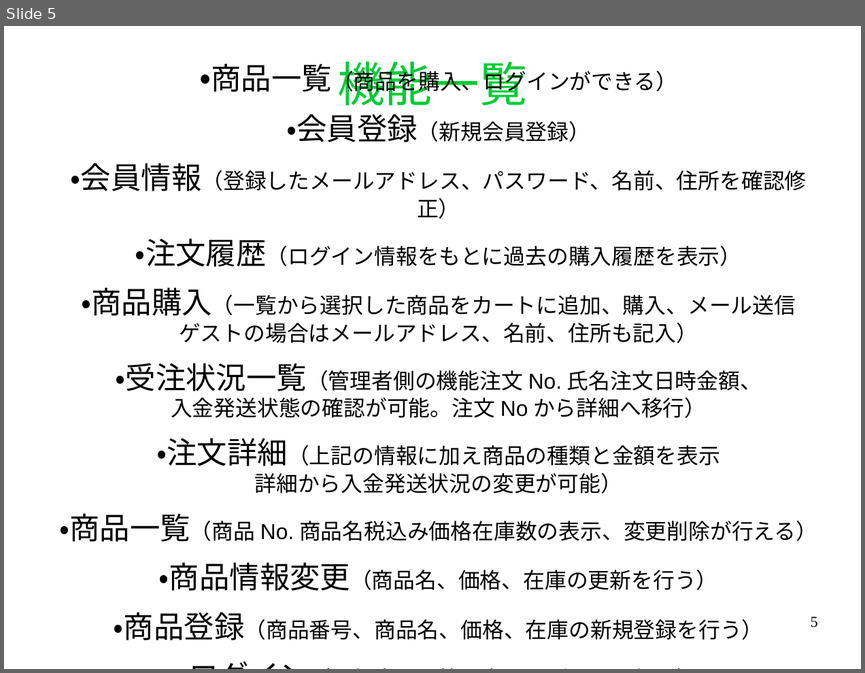
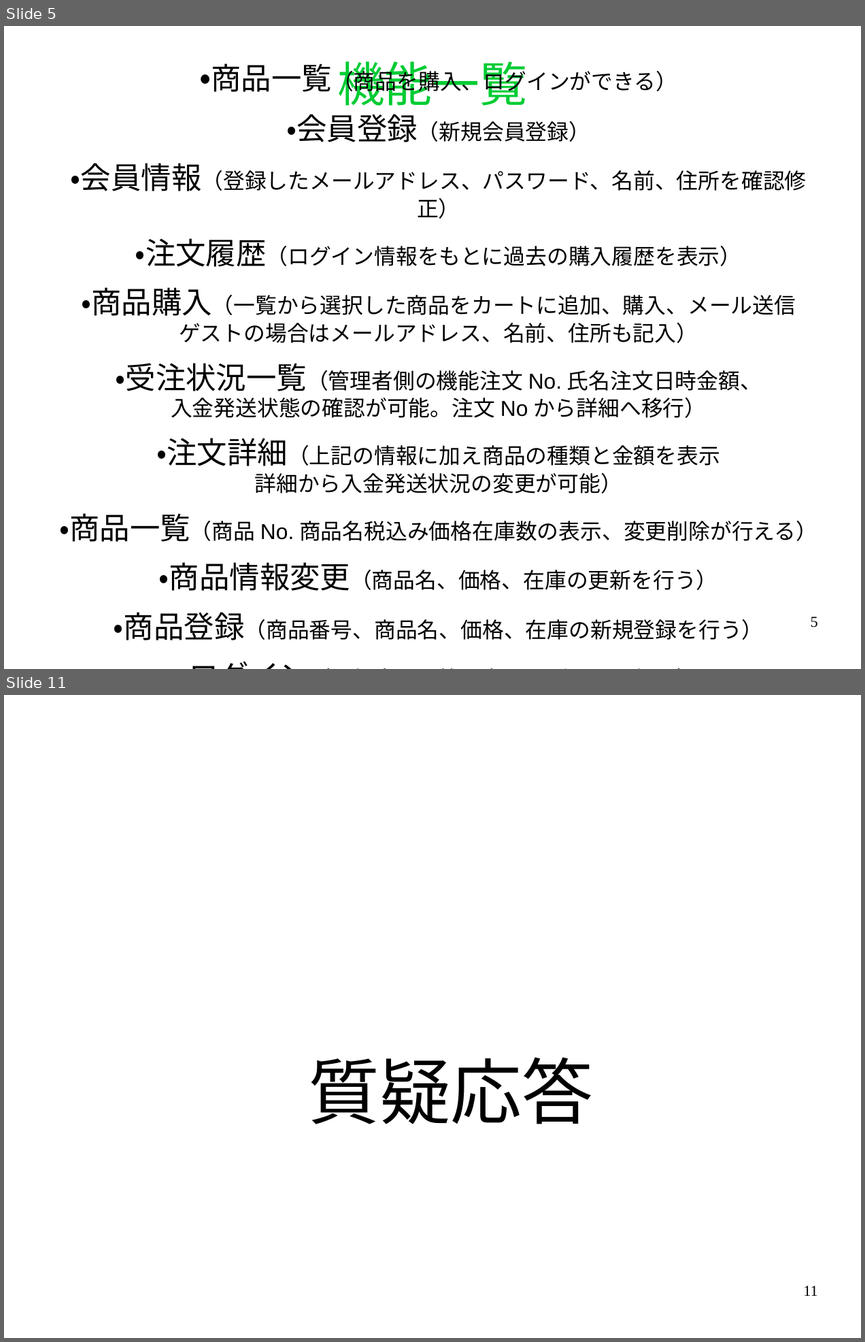
Before and after one commit to black1000/system, a slide deck: ユニフォームプレゼンテーション.odp. Shown one above the other, each under a label of ours: slide 5 before the commit, slides 5 and 11 after it; the slides between them are not shown. The pictures are 865x673 and 865x1342 pixels, drawn with LibreOffice and Linux fonts; fonts in the diff are those of the drawing. Boxes give left, top, right and bottom in pixels: in the first picture for what was removed or moved away, otherwise in the second. Text is boxed around its words. In the diff, an @@ line names an element or a change of style, - is before the commit and + after.

```diff
--- a/ユニフォームプレゼンテーション.odp
+++ b/ユニフォームプレゼンテーション.odp
@@ slide 11 added at box(4, 695, 861, 1338), background #FFFFFF @@
@@ text added at box(308, 1057, 593, 1124), 66 pt, text #000000 @@
+質疑応答
@@ page number added at box(803, 1285, 817, 1295), 14 pt, text #000000 @@
+11
```
Also in this commit, not shown: 1 slide changed, 5 other slides added, 2 other files.
